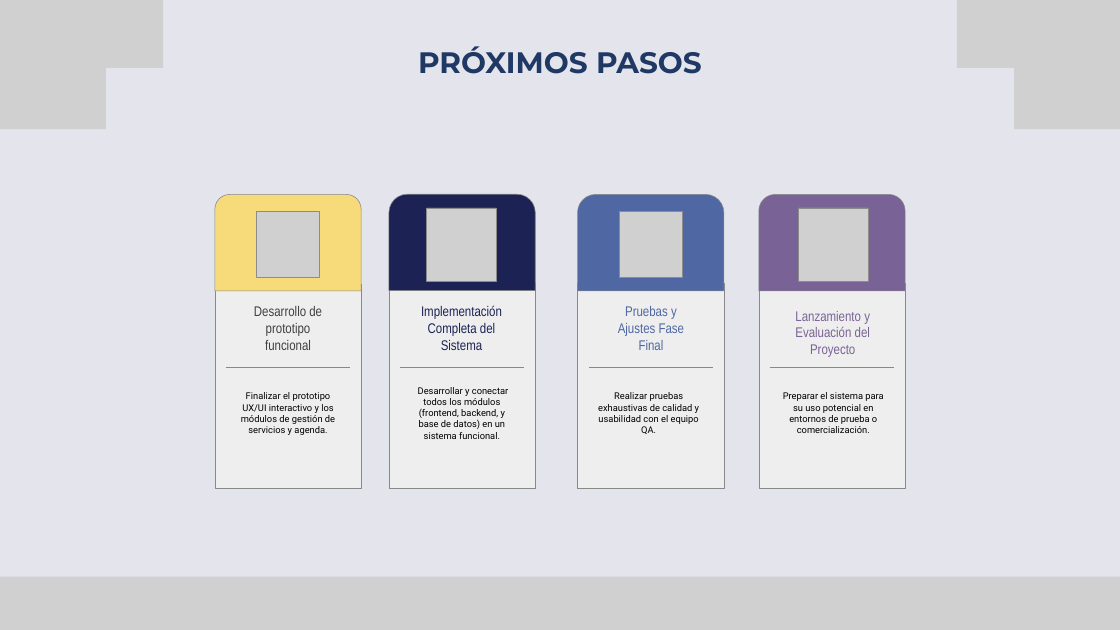
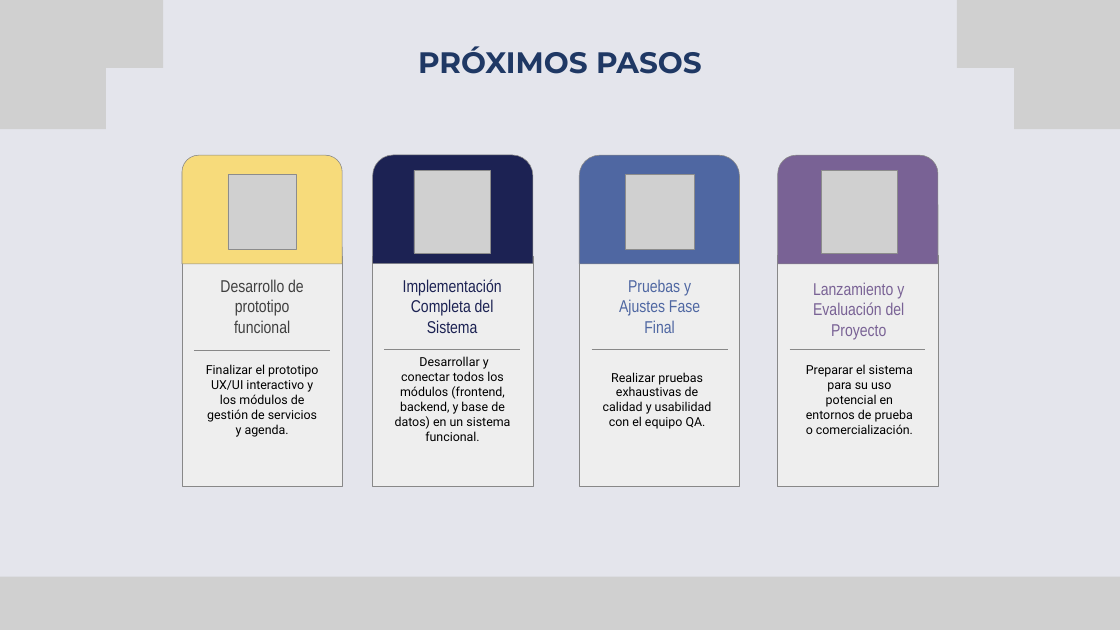
Before and after one commit to bastrodriguezr/documentos_Capstone_2024, a slide deck: slide 10 of Fase 1/Evidencias Grupales/Presentación idea de proyecto.pptx. Drawn at 1120x630 pixels with LibreOffice and Linux fonts; fonts in the diff are those of the drawing; grey boxes stand for pictures. Boxes give left, top, right and bottom in pixels: in the first picture for what was removed or moved away, otherwise in the second. Text is boxed around its words. In the diff, an @@ line names an element or a change of style, - is before the commit and + after.

```diff
--- a/Fase 1/Evidencias Grupales/Presentación idea de proyecto.pptx
+++ b/Fase 1/Evidencias Grupales/Presentación idea de proyecto.pptx
@@ round same rect: place and size @@
-round same rect at bbox=[215, 194, 361, 291]
+round same rect at bbox=[182, 155, 342, 264]
@@ picture: place and size @@
-picture at bbox=[257, 212, 320, 278]
+picture at bbox=[228, 175, 296, 249]
@@ round same rect: place and size @@
-round same rect at bbox=[389, 194, 535, 291]
+round same rect at bbox=[372, 155, 533, 264]
@@ picture: place and size @@
-picture at bbox=[427, 208, 496, 281]
+picture at bbox=[414, 170, 490, 253]
@@ round same rect: place and size @@
-round same rect at bbox=[577, 194, 724, 291]
+round same rect at bbox=[579, 155, 739, 264]
@@ picture: place and size @@
-picture at bbox=[620, 212, 683, 278]
+picture at bbox=[626, 175, 694, 249]
@@ round same rect: place and size @@
-round same rect at bbox=[759, 194, 905, 291]
+round same rect at bbox=[778, 155, 938, 264]
@@ picture: place and size @@
-picture at bbox=[799, 208, 868, 281]
+picture at bbox=[822, 170, 898, 253]
@@ freeform shape: place and size @@
-freeform shape at bbox=[215, 284, 361, 488]
+freeform shape at bbox=[182, 256, 342, 487]
@@ freeform shape: place and size @@
-freeform shape at bbox=[389, 284, 535, 488]
+freeform shape at bbox=[372, 256, 533, 487]
@@ freeform shape: place and size @@
-freeform shape at bbox=[578, 283, 724, 488]
+freeform shape at bbox=[580, 256, 740, 487]
@@ freeform shape: place and size @@
-freeform shape at bbox=[759, 283, 905, 488]
+freeform shape at bbox=[778, 256, 938, 487]
@@ size 18 to 22 pt in 4 elements at bbox=[619, 279, 700, 333], bbox=[403, 279, 502, 333], bbox=[813, 282, 905, 340], bbox=[220, 279, 304, 333] @@
@@ text "Desarrollo de prototipo funcional": place and size @@
-text "Desarrollo de prototipo funcional" at bbox=[254, 306, 322, 350]
+text "Desarrollo de prototipo funcional" at bbox=[220, 279, 304, 333]
@@ text "Implementación Completa del Sistema": place and size @@
-text "Implementación Completa del Sistema" at bbox=[421, 305, 502, 350]
+text "Implementación Completa del Sistema" at bbox=[403, 279, 502, 333]
@@ text "Pruebas y Ajustes Fase Final": place and size @@
-text "Pruebas y Ajustes Fase Final" at bbox=[618, 306, 684, 350]
+text "Pruebas y Ajustes Fase Final" at bbox=[619, 279, 700, 333]
@@ text "Lanzamiento y Evaluación del Proyecto": place and size @@
-text "Lanzamiento y Evaluación del Proyecto" at bbox=[795, 311, 870, 357]
+text "Lanzamiento y Evaluación del Proyecto" at bbox=[813, 282, 905, 340]
@@ freeform shape: place and size @@
-freeform shape at bbox=[226, 367, 350, 367]
+freeform shape at bbox=[194, 350, 330, 350]
@@ freeform shape: place and size @@
-freeform shape at bbox=[400, 367, 524, 367]
+freeform shape at bbox=[384, 349, 520, 349]
@@ text "Desarrollar y conectar todos los ...": place and size @@
-text "Desarrollar y conectar todos los ..." at bbox=[418, 387, 508, 439]
+text "Desarrollar y conectar todos los ..." at bbox=[395, 356, 510, 441]
@@ freeform shape: place and size @@
-freeform shape at bbox=[589, 367, 713, 367]
+freeform shape at bbox=[592, 349, 728, 349]
@@ freeform shape: place and size @@
-freeform shape at bbox=[769, 367, 894, 367]
+freeform shape at bbox=[790, 349, 926, 349]
@@ text "Finalizar el prototipo UX/UI interactivo ...": place and size @@
-text "Finalizar el prototipo UX/UI interactivo ..." at bbox=[241, 392, 335, 435]
+text "Finalizar el prototipo UX/UI interactivo ..." at bbox=[206, 364, 318, 437]
@@ text "Realizar pruebas exhaustivas de calidad ...": place and size @@
-text "Realizar pruebas exhaustivas de calidad ..." at bbox=[598, 392, 699, 434]
+text "Realizar pruebas exhaustivas de calidad ..." at bbox=[603, 372, 712, 429]
@@ size 12 to 16 pt in 4 elements at bbox=[603, 372, 712, 429], bbox=[395, 356, 510, 441], bbox=[206, 364, 318, 437], bbox=[806, 364, 913, 434] @@
@@ text "Preparar el sistema para su ...": place and size @@
-text "Preparar el sistema para su ..." at bbox=[783, 392, 883, 433]
+text "Preparar el sistema para su ..." at bbox=[806, 364, 913, 434]
```
Also in this commit, not shown: 45 other files.
